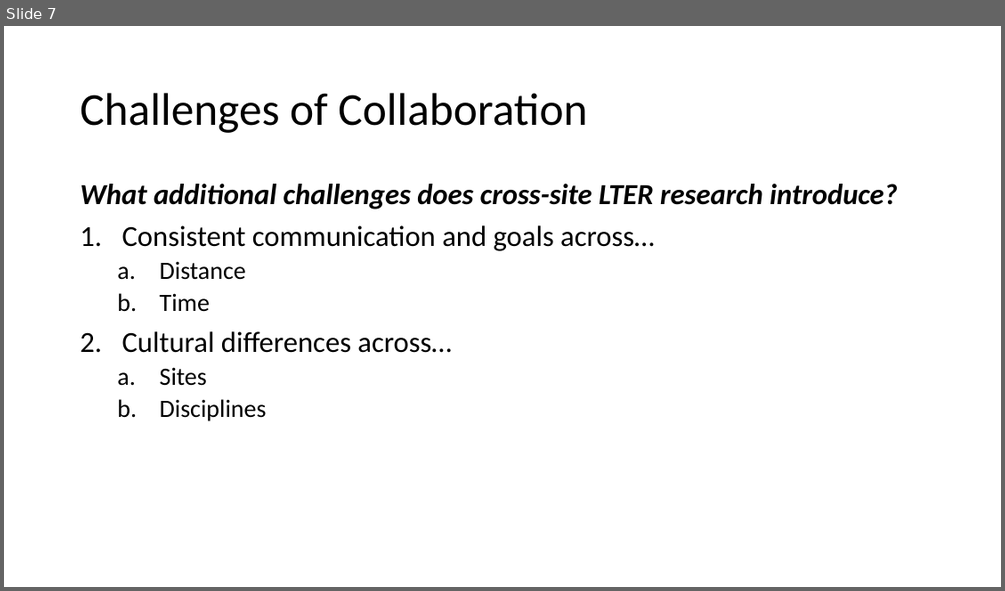
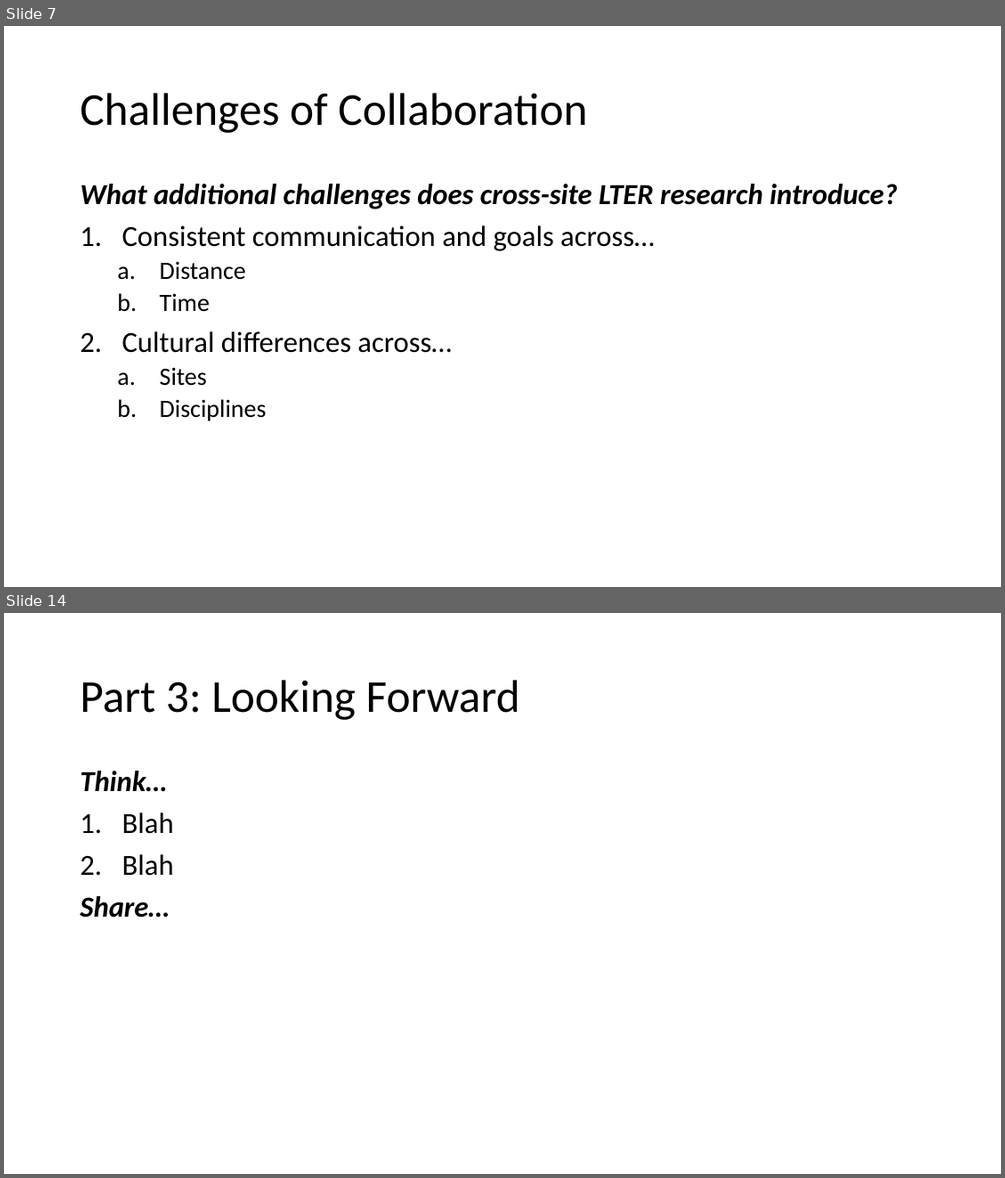
Before and after one commit to ReproducibleQM/n_commandments, a slide deck: pres_deck.pptx. Shown one above the other, each under a label of ours: slide 7 before the commit, slides 7 and 14 after it; the slides between them are not shown. The pictures are 1005x591 and 1005x1178 pixels, drawn with LibreOffice and Linux fonts; fonts in the diff are those of the drawing. Boxes give left, top, right and bottom in pixels: in the first picture for what was removed or moved away, otherwise in the second. Text is boxed around its words. In the diff, an @@ line names an element or a change of style, - is before the commit and + after.

```diff
--- a/pres_deck.pptx
+++ b/pres_deck.pptx
@@ slide 14 added at box(4, 613, 1001, 1174), background #FFFFFF @@
@@ title added at box(80, 680, 520, 720), 44 pt, text #000000 @@
+Part 3: Looking Forward
@@ text added at box(80, 771, 174, 917), 28 pt, text #000000, bold, italic @@
+Think…
+1. Blah
+2. Blah
+Share…
```
Also in this commit, not shown: 8 other slides added.
